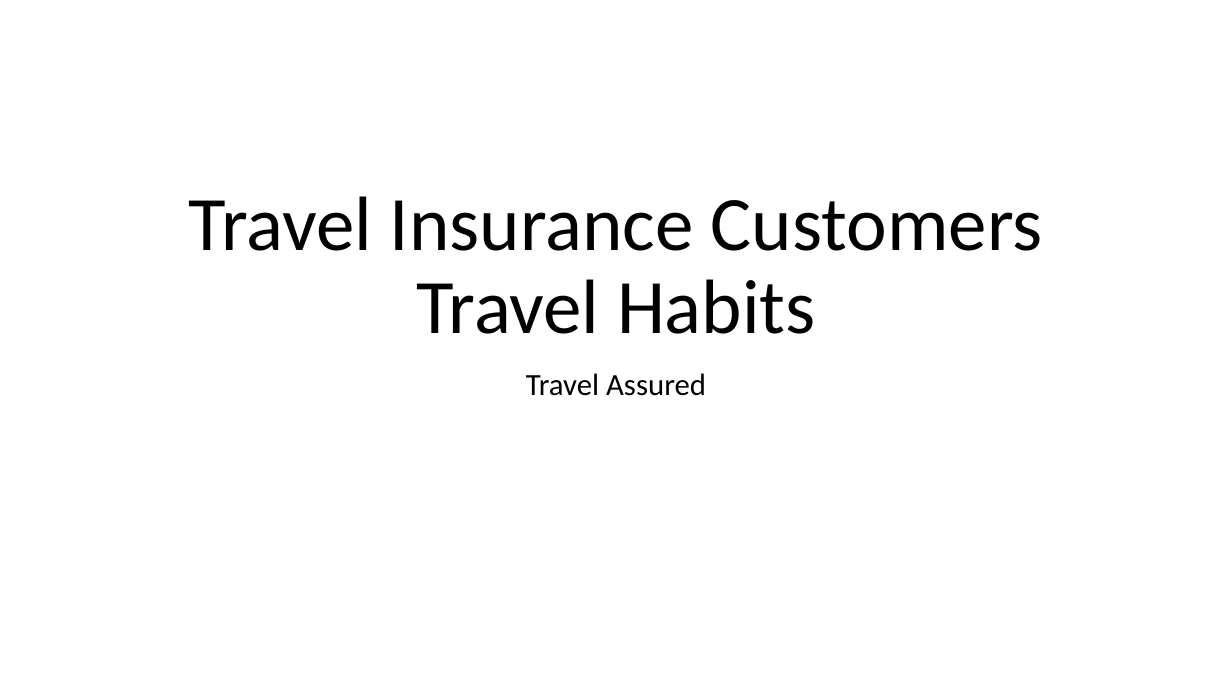
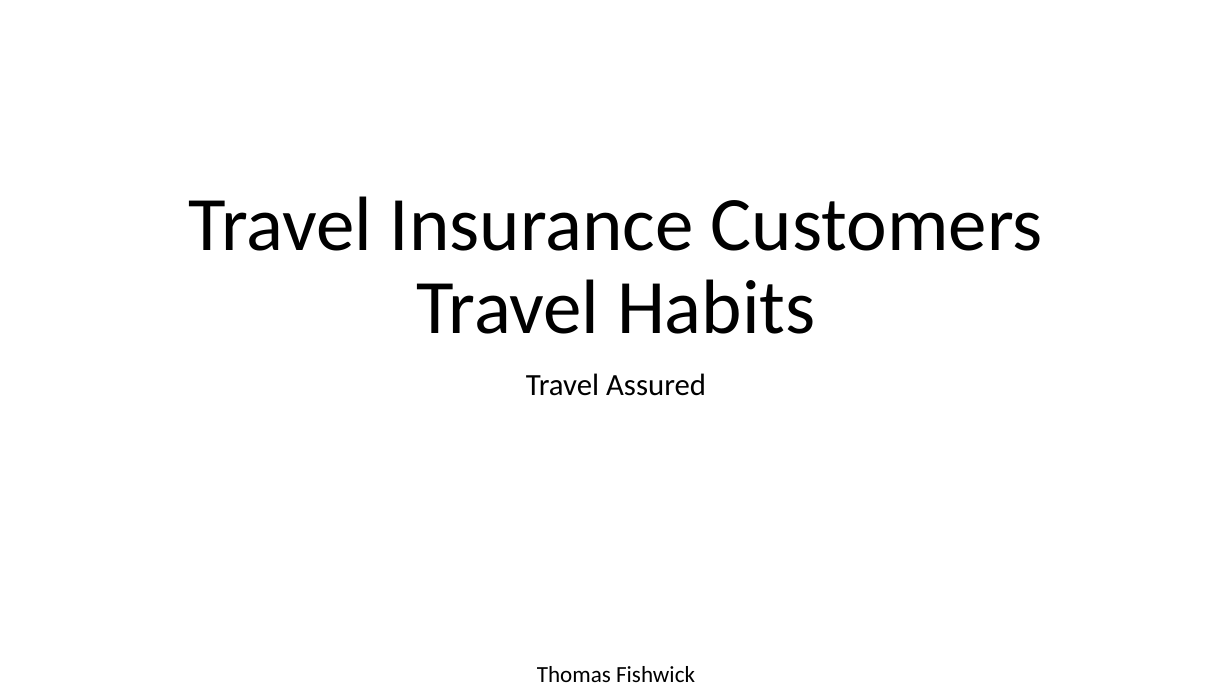
Before and after one commit to SL477/Travel_Insurance_habits, a slide deck: slide 1 of Travel Insurance Customers Travel Habits.pptx. Drawn at 1232x693 pixels with LibreOffice and Linux fonts; fonts in the diff are those of the drawing. Boxes give left, top, right and bottom in pixels: in the first picture for what was removed or moved away, otherwise in the second. Text is boxed around its words. In the diff, an @@ line names an element or a change of style, - is before the commit and + after.

```diff
--- a/Travel Insurance Customers Travel Habits.pptx
+++ b/Travel Insurance Customers Travel Habits.pptx
@@ text added at bbox=[537, 666, 695, 682], 18 pt, text #000000 @@
+Thomas Fishwick
```
Also in this commit, not shown: 6 slides added, 8 other files.
